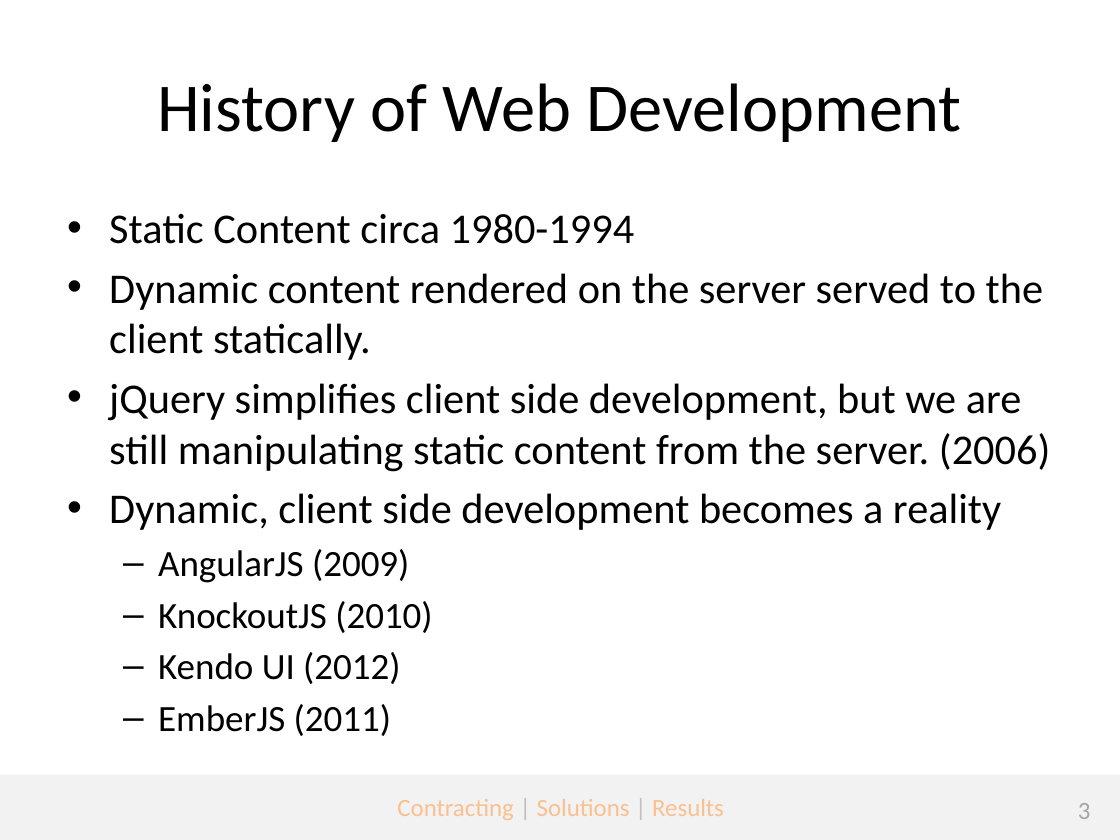
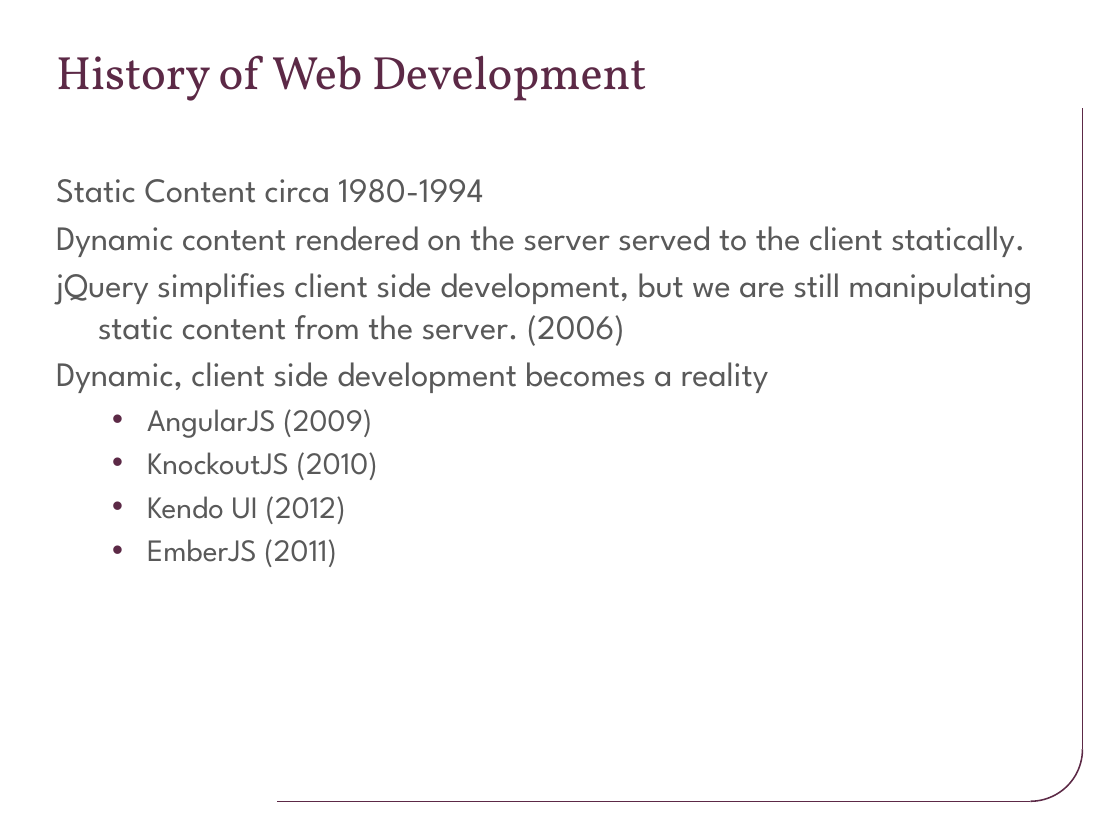
Before and after one commit to jmeckley/angularjs-presentation, a slide deck: slide 3 of Topic 1 - Introduction to mobile development using Angularjs.pptx. Drawn at 1120x840 pixels with LibreOffice and Linux fonts; fonts in the diff are those of the drawing; background and template pictures are left out. Boxes give left, top, right and bottom in pixels: in the first picture for what was removed or moved away, otherwise in the second. Text is boxed around its words. In the diff, an @@ line names an element or a change of style, - is before the commit and + after.

```diff
--- a/Topic 1 - Introduction to mobile development using Angularjs.pptx
+++ b/Topic 1 - Introduction to mobile development using Angularjs.pptx
@@ title "History of Web Development": place and size @@
-title "History of Web Development" at bbox=[157, 83, 962, 142]
+title "History of Web Development" at bbox=[56, 55, 647, 101]
@@ title "History of Web Development" at bbox=[56, 55, 647, 101]: size 44 to 30 pt, font Calibri to Vollkorn, text colour #000000 to #5C2946; alignment centre to left @@
@@ line added from (1082, 749) to (1082, 109), #5C2946 1 pt @@
@@ text "Static Content circa 1980-1994": place and size @@
-text "Static Content circa 1980-1994" at bbox=[109, 213, 1051, 736]
+text "Static Content circa 1980-1994" at bbox=[56, 179, 1033, 567]
@@ text "Static Content circa 1980-1994" at bbox=[56, 179, 1033, 567]: size 27.2 to 22 pt in "Static Content circa 1980-1994", "Dynamic content rendered on the server served ...", "jQuery simplifies client side development, but we ...", "Dynamic, client side development becomes a reality"; font Calibri to League Spartan, text colour #000000 to #595959; size 23.8 to 20 pt in "AngularJS (2009)", "KnockoutJS (2010)", "Kendo UI (2012)", "EmberJS (2011)"; bullet • to none; less space between paragraphs; bullet – to • @@
@@ arc (boxed as its full ellipse) added at bbox=[979, 697, 1083, 801], outline #5C2946 1 pt @@
@@ rectangle removed at bbox=[0, 775, 1120, 840] @@
@@ line added from (1030, 801) to (277, 801), #5C2946 1 pt @@
@@ text removed at bbox=[397, 799, 724, 820] @@
-Contracting | Solutions | Results
@@ page number removed at bbox=[1078, 803, 1091, 819] @@
-3
```
Also in this commit, not shown: 12 other slides changed, 10 other files.
